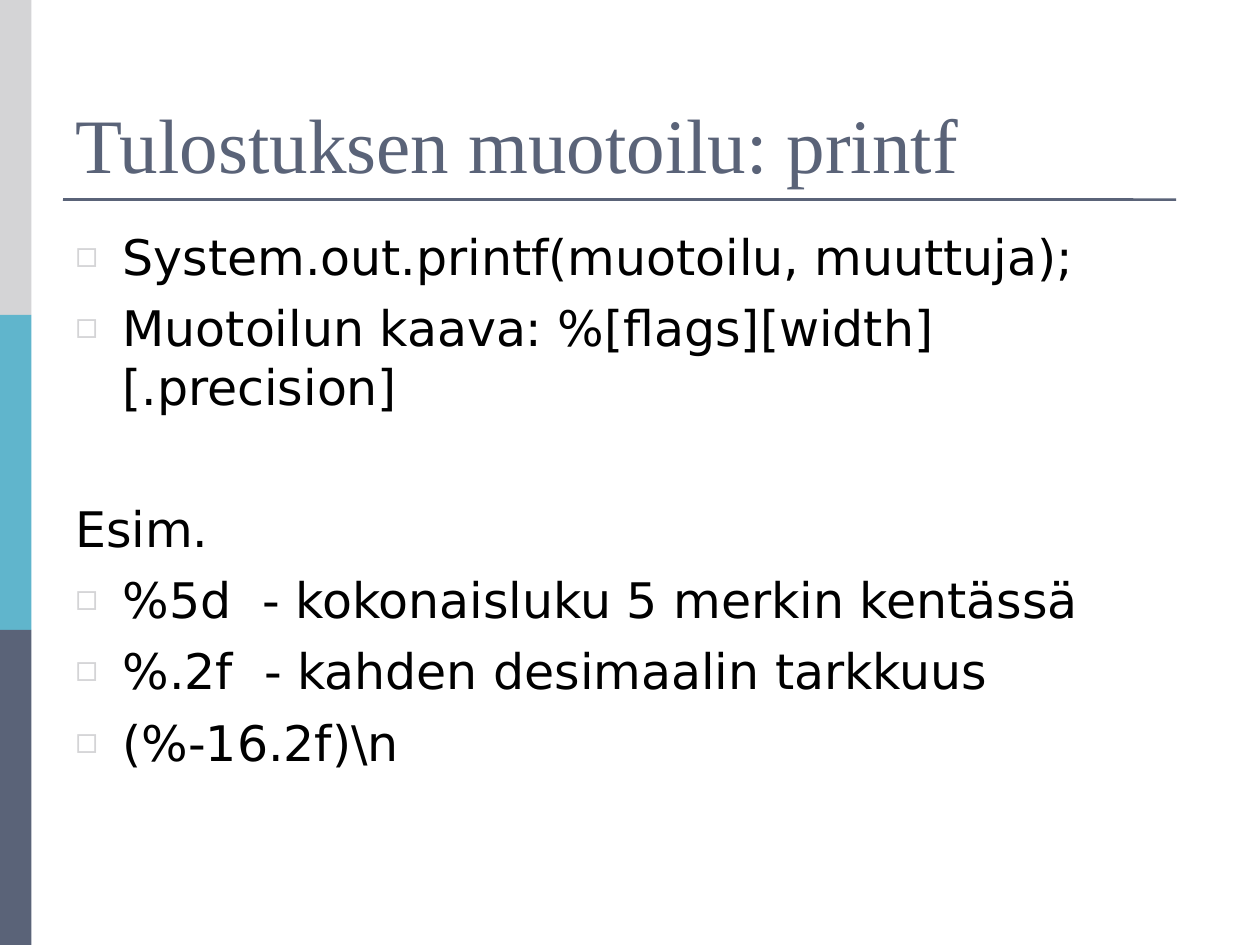
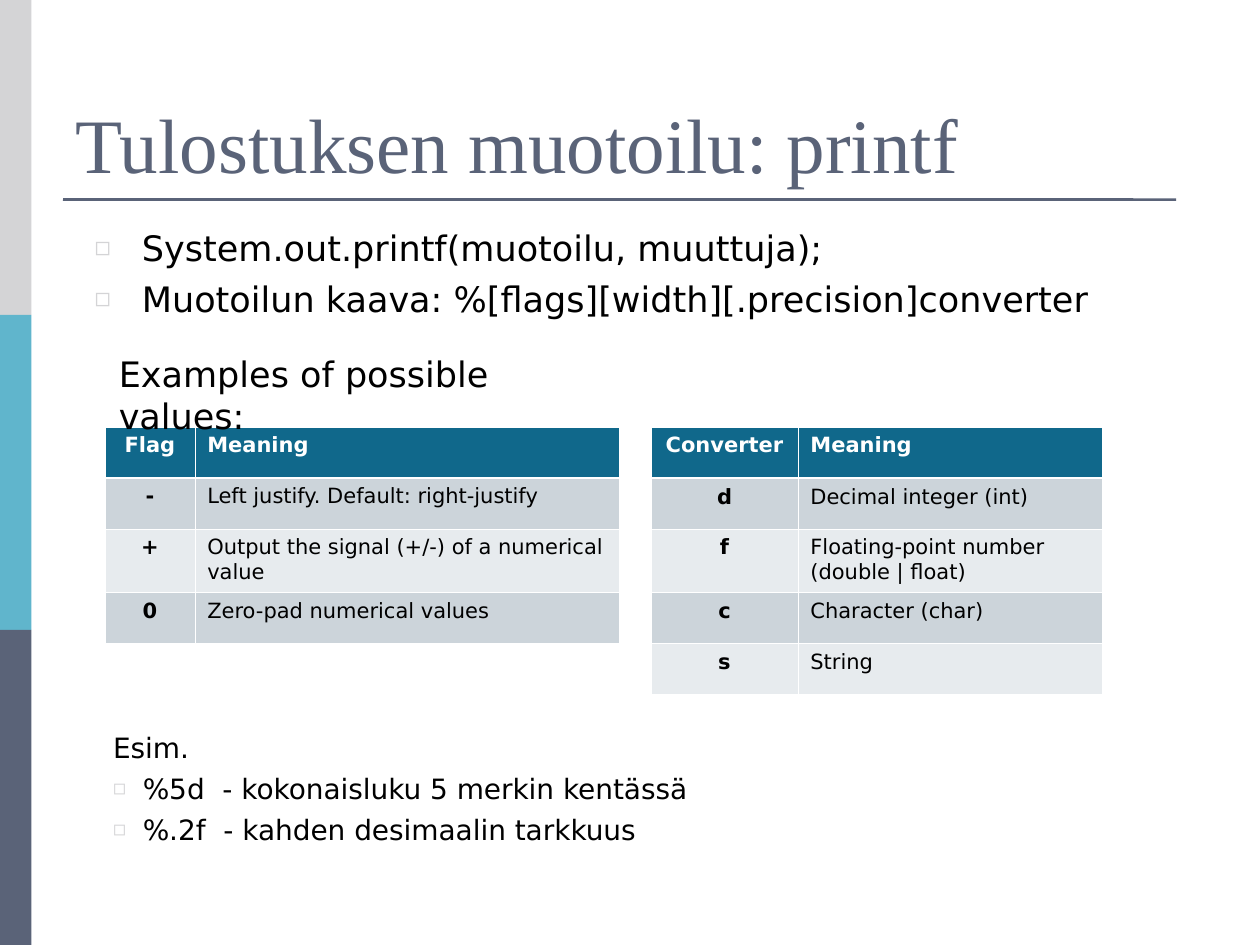
Before and after one commit to mjstenbe/OO_2017, a slide deck: slide 11 of Lecture materials (Antonius)/R0027-Luento-5-Toistolauseet.ppt (slide 8 before the commit). Drawn at 1260x945 pixels with LibreOffice and Linux fonts; fonts in the diff are those of the drawing. Boxes give left, top, right and bottom in pixels: in the first picture for what was removed or moved away, otherwise in the second. Text is boxed around its words. In the diff, an @@ line names an element or a change of style, - is before the commit and + after.

```diff
--- a/Lecture materials (Antonius)/R0027-Luento-5-Toistolauseet.ppt
+++ b/Lecture materials (Antonius)/R0027-Luento-5-Toistolauseet.ppt
@@ text "System.out.printf(muotoilu, muuttuja);": place and size @@
-text "System.out.printf(muotoilu, muuttuja);" at box(75, 237, 1078, 768)
+text "System.out.printf(muotoilu, muuttuja);" at box(142, 234, 1088, 320)
@@ text at box(142, 234, 822, 269): size 28 to 20 pt in "System.out.printf(muotoilu, muuttuja);"; less space between paragraphs @@
@@ text at box(142, 285, 1088, 320): text changed; size 28 to 20 pt @@
-◻ Muotoilun kaava: %[flags][width][.precision]
-Esim.
-◻ %5d - kokonaisluku 5 merkin kentässä
-◻ %.2f - kahden desimaalin tarkkuus
-◻ (%-16.2f)\n
+◻ Muotoilun kaava: %[flags][width][.precision]converter
@@ text added at box(119, 360, 488, 437), 20 pt, text #000000 @@
+Examples of possible values:
@@ table added at box(105, 427, 619, 644), 4 rows, 2 columns @@
+Flag | Meaning
+- | Left justify. Default: right-justify
++ | Output the signal (+/-) of a numerical value
+0 | Zero-pad numerical values
@@ table added at box(651, 427, 1104, 694), 5 rows, 2 columns @@
+Converter | Meaning
+d | Decimal integer (int)
+f | Floating-point number (double | float)
+c | Character (char)
+s | String
@@ text added at box(113, 736, 687, 841), 16 pt, text #000000 @@
+Esim.
+◻ %5d - kokonaisluku 5 merkin kentässä
+◻ %.2f - kahden desimaalin tarkkuus
```
Also in this commit, not shown: 1 other slide changed, 1 slide added, 1 slide removed, 11 other files.
